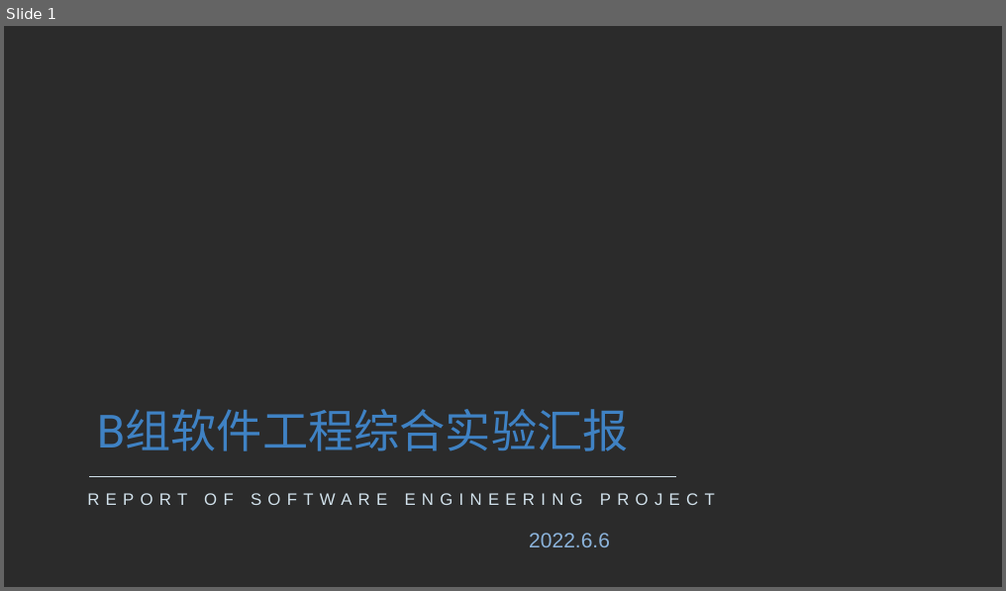
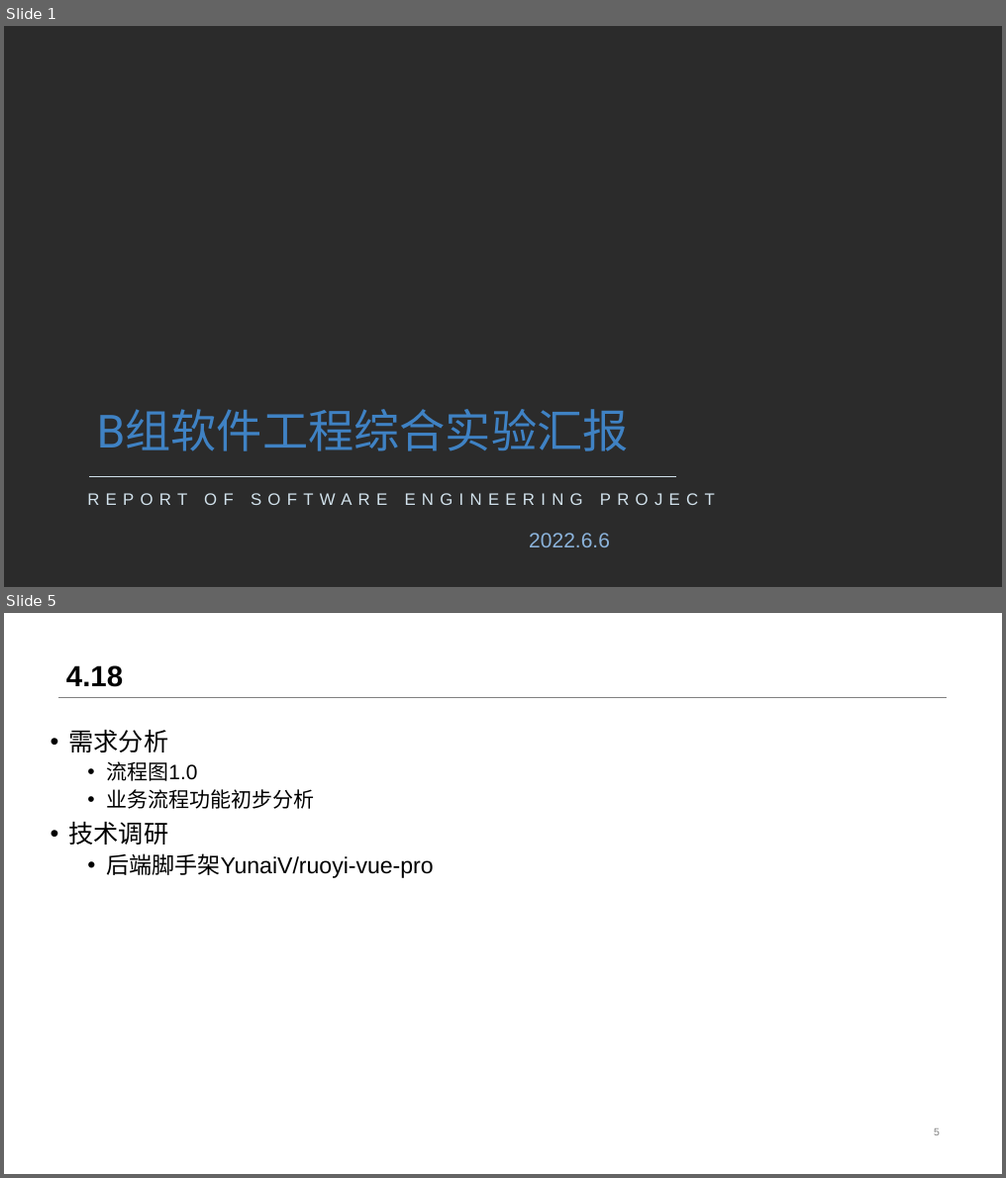
Before and after one commit to NJU610/NJUTesting, a slide deck: 文档/汇报ppt/6.6汇报.pptx. Shown one above the other, each under a label of ours: slide 1 before the commit, slides 1 and 5 after it; the slides between them are not shown. The pictures are 1006x591 and 1006x1178 pixels, drawn with LibreOffice and Linux fonts; fonts in the diff are those of the drawing; background and template pictures are left out; a plain dark background stands for a picture behind light text. Boxes give left, top, right and bottom in pixels: in the first picture for what was removed or moved away, otherwise in the second. Text is boxed around its words. In the diff, an @@ line names an element or a change of style, - is before the commit and + after.

```diff
--- a/文档/汇报ppt/6.6汇报.pptx
+++ b/文档/汇报ppt/6.6汇报.pptx
@@ slide 5 added at bbox=[4, 613, 1002, 1174], background #FFFFFF @@
@@ title added at bbox=[66, 665, 123, 687], 28 pt, text #000000, bold @@
+4.18
@@ line added from (58, 697) to (947, 697), #808080 0.25 pt @@
@@ text added at bbox=[68, 729, 434, 878], 22 pt, text #000000 @@
+• 需求分析
+  • 流程图1.0
+  • 业务流程功能初步分析
+• 技术调研
+  • 后端脚手架YunaiV/ruoyi-vue-pro
@@ page number added at bbox=[934, 1129, 940, 1136], 10 pt, text #808080 @@
+5
```
Also in this commit, not shown: 9 slides changed, 6 other slides added, 7 slides removed.
